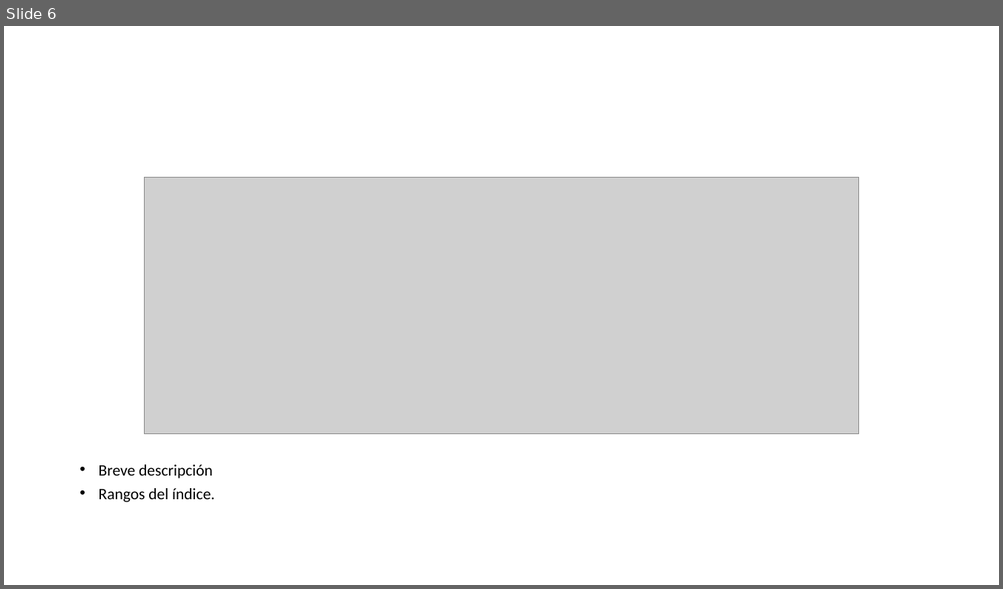
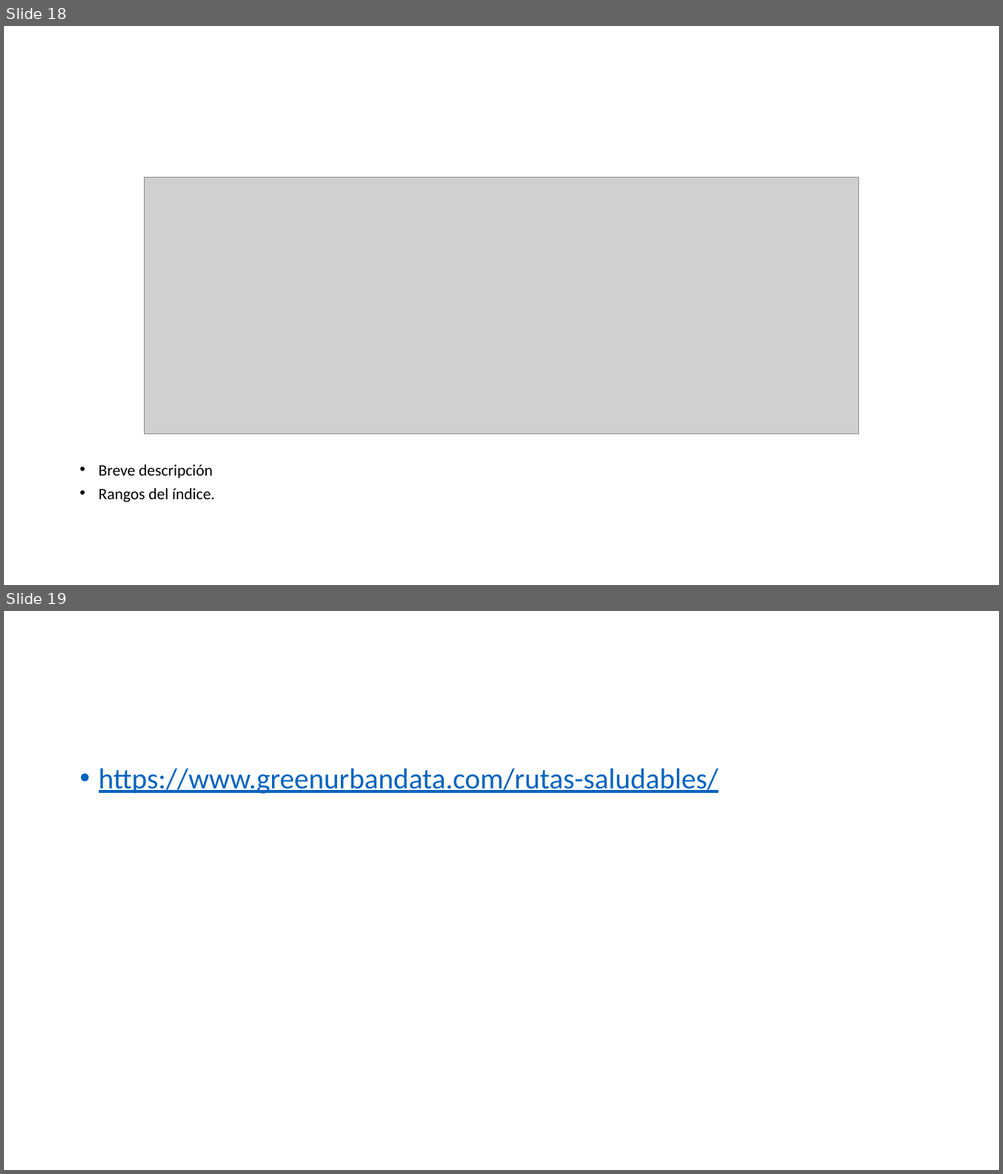
Before and after one commit to Sud-Austral/DATA-AGRO, a slide deck: Diseño/Chile/Indices_App_19_10.pptx. Shown one above the other, each under a label of ours: slide 6 before the commit, slides 18 and 19 after it. The pictures are 1003x589 and 1003x1174 pixels, drawn with LibreOffice and Linux fonts; fonts in the diff are those of the drawing; grey boxes stand for pictures. Boxes give left, top, right and bottom in pixels: in the first picture for what was removed or moved away, otherwise in the second. Text is boxed around its words. In the diff, an @@ line names an element or a change of style, - is before the commit and + after.

```diff
--- a/Diseño/Chile/Indices_App_19_10.pptx
+++ b/Diseño/Chile/Indices_App_19_10.pptx
@@ slide 19 added at <box>4,611,999,1170</box>, background #FFFFFF @@
@@ text added at <box>99,768,718,794</box>, 28 pt, text #0563C1, underline @@
+• https://www.greenurbandata.com/rutas-saludables/
@@ what was slide 6 is now slide 18 @@
```
Also in this commit, not shown: 1 slide changed, 16 other slides added, 30 other files.
